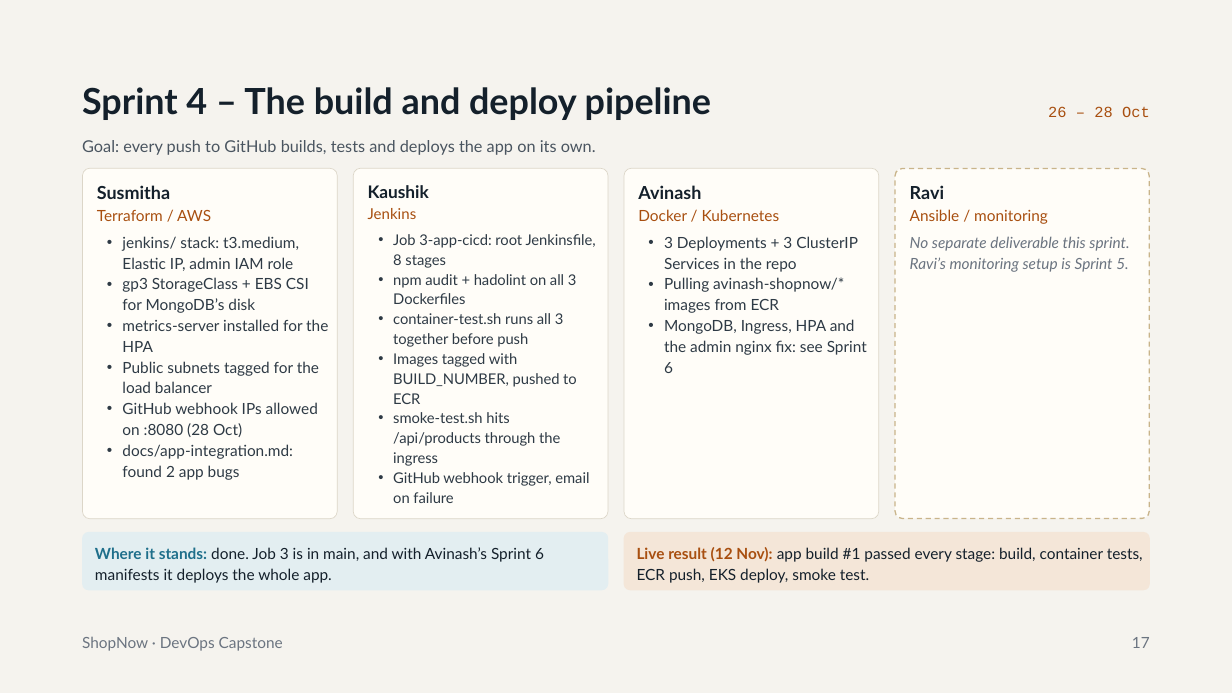
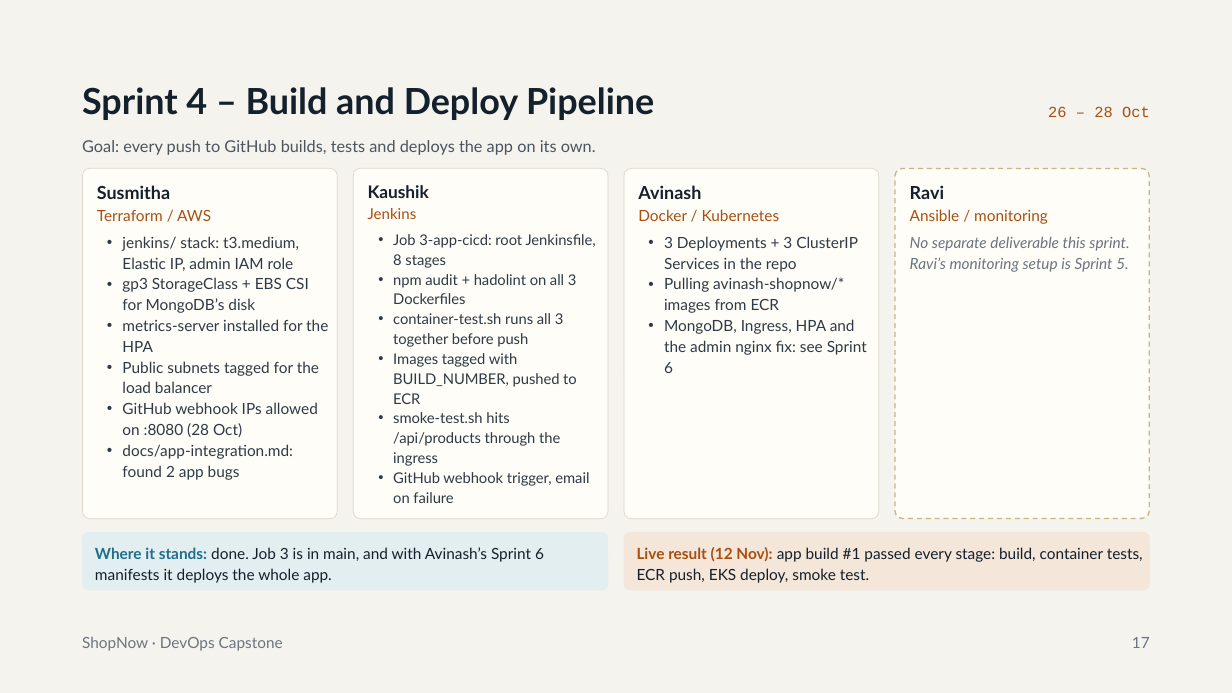
Before and after one commit to banalasusmitha/Capstone_Project-Web-Application-with-CI-CD-DevOps, a slide deck: slide 17 of final-delivery/ShopNow_DevOps_Capstone.pptx. Drawn at 1232x693 pixels with LibreOffice and Linux fonts; fonts in the diff are those of the drawing. Boxes give left, top, right and bottom in pixels: in the first picture for what was removed or moved away, otherwise in the second. Text is boxed around its words. In the diff, an @@ line names an element or a change of style, - is before the commit and + after.

```diff
--- a/final-delivery/ShopNow_DevOps_Capstone.pptx
+++ b/final-delivery/ShopNow_DevOps_Capstone.pptx
@@ title at <box>82,87,654,120</box>: text changed @@
-Sprint 4 – The build and deploy pipeline
+Sprint 4 – Build and Deploy Pipeline
```
Also in this commit, not shown: 23 other slides changed, 11 slides added, 3 slides removed, 1 other file.
